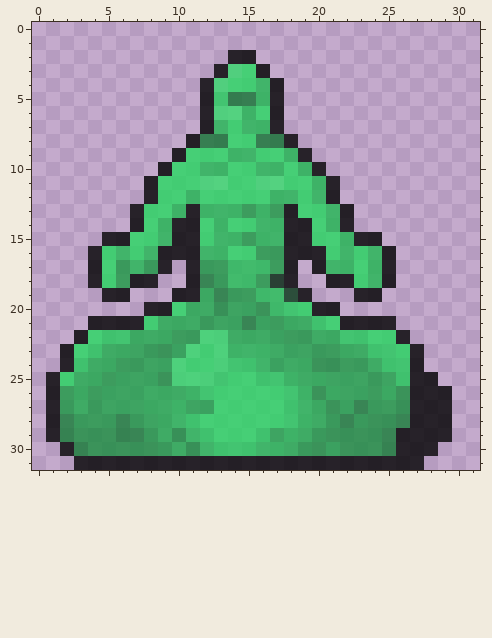
Pixel-art sprite, stored at crawl-ref/source/rltiles/player/base/jello_green_m.png. This is how it looked before the edit.
The file is 32x32 pixels. Pixels under 10% opacity are left out. Colours within 5 levels of each other are drawn and written as one.
The same view after the edit:
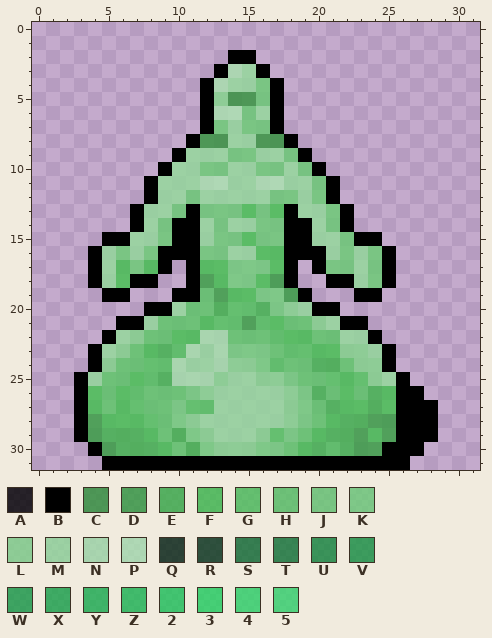
Palette (. is transparent): A #000000cc  B #000000  C #31923acc  D #349d3fcc  E #3bb247cc  F #41c04dcc  G #4dc459cc  H #58c763cc  J #67cc71cc  K #6ecf77cc  L #81d589cc  M #92db99cc  N #a2e0a8cc  P #aae3afcc  Q #072912cc  R #0a3a1acc  S #147333cc  T #167c37cc  U #198d3ecc  V #1b9843cc  W #1ca248cc  X #1eab4bcc  Y #20b751cc  Z #21bf54cc  2 #23ca5acc  3 #26d860cc  4 #31db68cc  5 #38dc6dcc
The exact change:
Changed rows in their new state; - is an unchanged pixel.
first column x 1:
 2 -------------BB--------------
 3 ------------BPMB-------------
 4 -----------BPMMJB------------
 5 -----------BLCCJB------------
 6 -----------BPPJMB------------
 7 -----------BJMJJB------------
 8 ----------BCCMMCCB-----------
 9 ---------BMMMJJMMJB----------
10 --------BMMJJMMJJMJB---------
11 -------BMMMPPMMPPMMJB--------
12 -------BMMJMMMMMJJMJB--------
13 ------BMMJBJJJFJFBMMJB-------
14 ------BMJBBMJMMJJBBMJB-------
15 ----BBMMJBBMJJFJJBBMMJBB-----
16 ---BMJMJBBBJJMMFFBBBMJMJB----
17 ---BMFJFB-BFFKKKFB-BJJMJB----
18 ---BMFBB--BDFKKFDB--BBMJB----
19 ----BB---BBHDFFKKDB---BB-----
20 -------BBMHHEGGEKLMBB--------
21 ---..BBMHHHFGGDGFHHLMBB..----
22 --..BMLHHFFNNHHHGFFHHMMB..---
23 -..BMLHFEGNMNKKKHGGFFLLMB..--
24 -..BLHHGGNMMNLLKGHHEEHLLB..--
25 ..BMHHFGENNNLMMLLKHHGFGLMB..-
26 ..BFHFGHHHKLMMMMMLKEHFHEFBB..
27 ..BFHFGHHKGGMMMMMLKHEFFEFBBB.
28 ..BDFFFGHKLMMMMMMLKHFEEDDBBB.
29 ..BDEEEFHEKLMMMLGKHFEEDFDBBB.
30 -..BDEEEFHEKLLLKKHFEGEDDBBB.-
31 --..BBBBBBBBBBBBBBBBBBBBBB.--
Where, in picture pixels (left, top, right, bottom), the same in both pictures:
changed: (46, 50, 452, 470)
